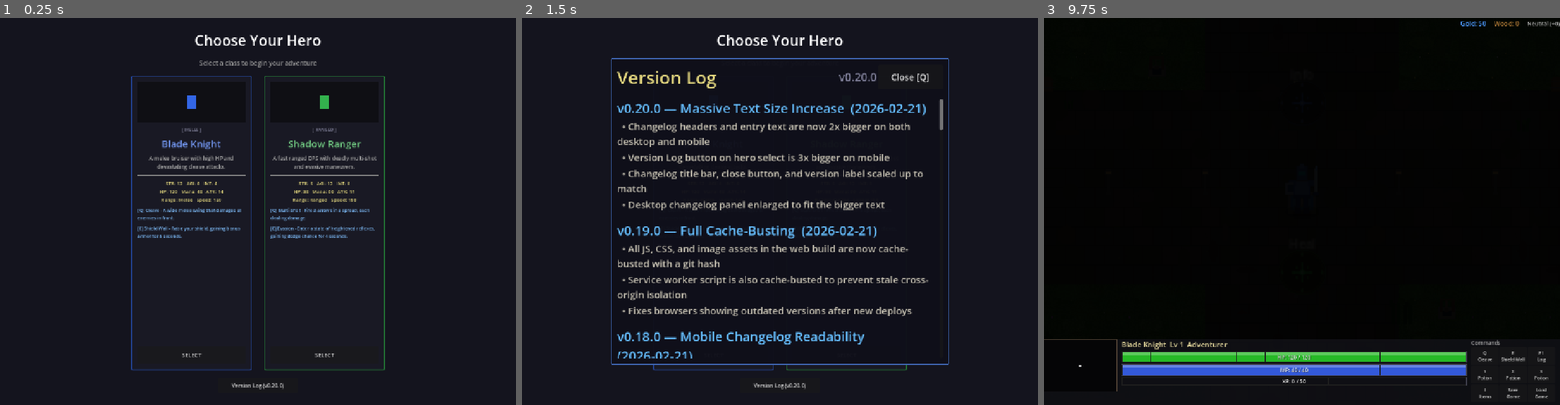
Above: before the commit, frames 1-3 (left to right).
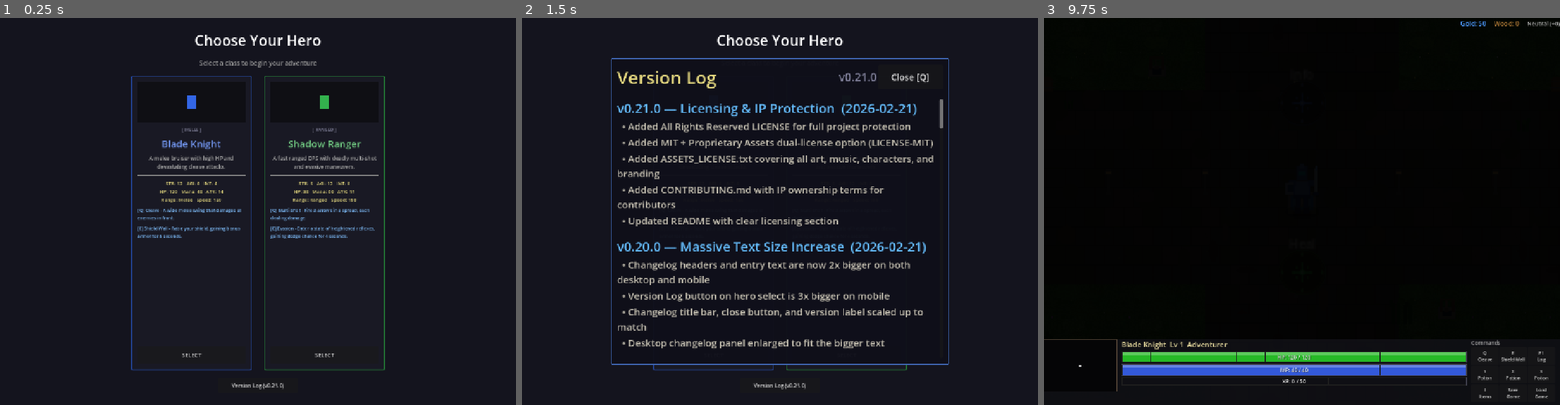
Above: after the commit, the same moments.

Repository: slxny/legends-open-rpg
Game: Godot game, scene res://scenes/main.tscn
Two runs of this game, one before a commit and one after it. Both use one fixed random seed, a clock stepped at 60 frames per second and the inputs below.
Inputs (mouse positions are in pixels of both pictures, inside the frame that each line leads up to):
- Up to frame 1 (0.25 s): no input
- Up to frame 2 (1.5 s): click "Version Log (v0.20.0)" (after the commit: "Version Log (v0.21.0)") at 0.5 s; click "SELECT" at 1.25 s
- Up to frame 3 (9.75 s): click "SELECT" at 2 s; tap Enter at 2.75, 4.25, 5.75 s; move the mouse to (1415, 192) at 2.77 s; hold D (move_right) 2.78-3.5 s; hold Q (ability_1) 2.78-3.5 s; click (1415, 192) at 2.92 s; tap Space (attack) at 3.5, 6.5 s; drag from (1198, 230) to (1276, 288) at 3.52 s; move the mouse to (1353, 126) at 4.27 s; hold D (move_right) 4.28-5 s; hold Space (attack) 4.28-5 s; drag from (1276, 288) to (1147, 153) at 5.02 s; move the mouse to (1456, 269) at 5.77 s; hold A (move_left) 5.78-6.5 s; tap 1 at 5.85 s; drag from (1147, 153) to (1224, 114) at 6.52 s; move the mouse to (1327, 211) at 7.27 s; hold S (move_down) 7.28-8 s; tap 3 at 7.35 s; click (1327, 211) at 7.42 s; drag from (1224, 114) to (1198, 230) at 8.02 s; move the mouse to (1415, 192) at 8.77 s; hold W (move_up) 8.78-9.5 s; hold Q (ability_1) 8.78-9.5 s; drag from (1198, 230) to (1276, 288) at 9.52 s

The runs differ from the first frame. In frame 1, less than 0.1% of the frame differs, in the area x 53-54%, y 94-96%; in frame 2, 10%, in the area x 18-82%, y 14-96%; in frame 3, nothing differs.

Commit message:
Bump version to v0.21.0 and add licensing and IP protection files
Adds All Rights Reserved LICENSE, MIT+proprietary dual-license option,
ASSETS_LICENSE.txt for proprietary game assets, CONTRIBUTING.md with IP
ownership terms, and a clear licensing section in the README.

https://claude.ai/code/session_01LCtUrjV1tHn8Veu3YoYXZ4

Diff:
--- a/scenes/hero_select/hero_select.gd
+++ b/scenes/hero_select/hero_select.gd
@@ -331,7 +331,7 @@
 	bottom_bar.alignment = BoxContainer.ALIGNMENT_CENTER
 
 	var version_btn = Button.new()
-	version_btn.text = "Version Log (v0.20.0)"
+	version_btn.text = "Version Log (v0.21.0)"
 	var ver_btn_w = 480 if _is_mobile else 200
 	var ver_btn_h = 96 if _is_mobile else 36
 	var ver_font_size = 33 if _is_mobile else 13
--- a/scenes/ui/changelog_dialog.gd
+++ b/scenes/ui/changelog_dialog.gd
@@ -9,9 +9,21 @@
 var _is_visible: bool = false
 var _is_mobile: bool = false
 
-const GAME_VERSION := "v0.20.0"
+const GAME_VERSION := "v0.21.0"
 
 const CHANGELOG: Array[Dictionary] = [
+	{
+		"version": "v0.21.0",
+		"title": "Licensing & IP Protection",
+		"date": "2026-02-21",
+		"entries": [
+			"Added All Rights Reserved LICENSE for full project protection",
+			"Added MIT + Proprietary Assets dual-license option (LICENSE-MIT)",
+			"Added ASSETS_LICENSE.txt covering all art, music, characters, and branding",
+			"Added CONTRIBUTING.md with IP ownership terms for contributors",
+			"Updated README with clear licensing section",
+		]
+	},
 	{
 		"version": "v0.20.0",
 		"title": "Massive Text Size Increase",
Not shown, added: ASSETS_LICENSE.txt
Not shown, added: CONTRIBUTING.md
Not shown, added: LICENSE
Not shown, added: LICENSE-MIT
Not shown, changed: README.md
